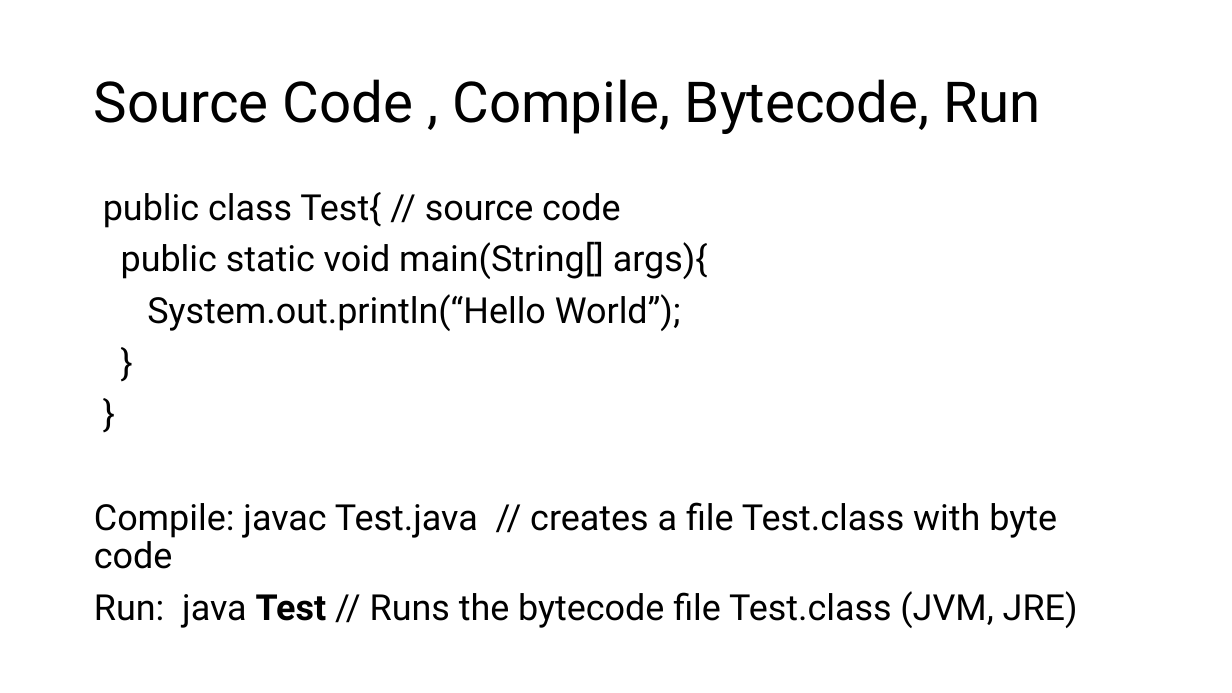
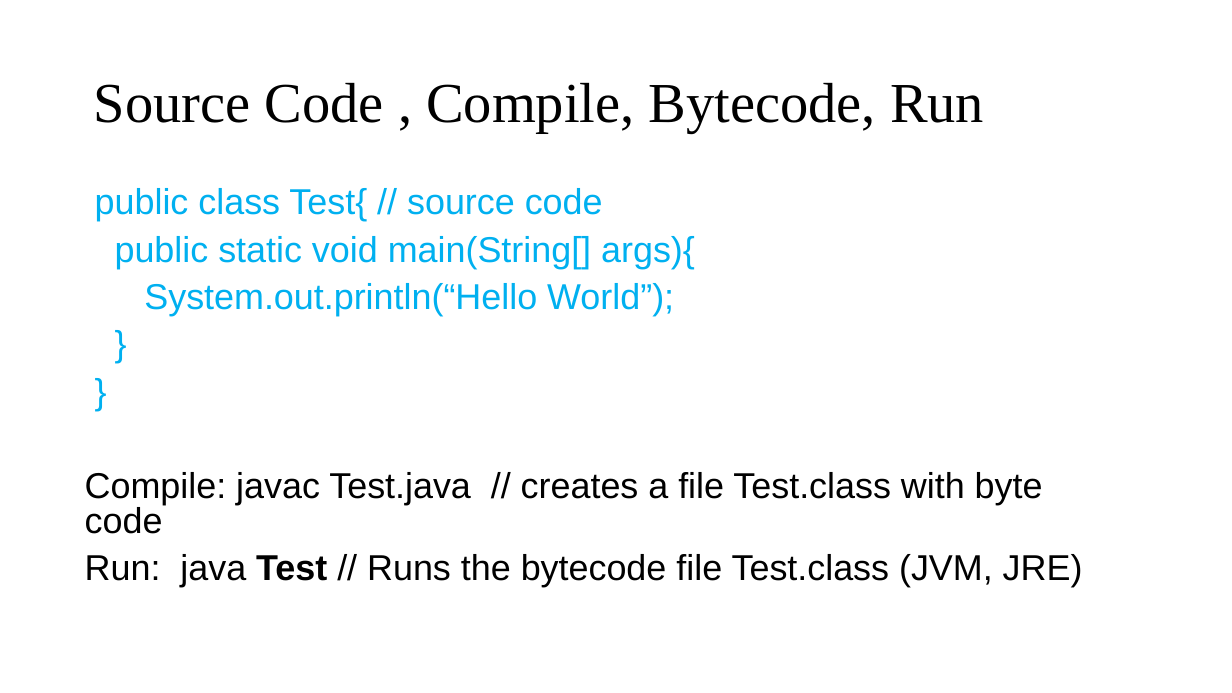
Before and after one commit to nginx500/learning-docs, a slide deck: slide 3 of java/core/objects.pptx. Drawn at 1232x693 pixels with LibreOffice and Linux fonts; fonts in the diff are those of the drawing. Boxes give left, top, right and bottom in pixels: in the first picture for what was removed or moved away, otherwise in the second. Text is boxed around its words. In the diff, an @@ line names an element or a change of style, - is before the commit and + after.

```diff
--- a/java/core/objects.pptx
+++ b/java/core/objects.pptx
@@ title "Source Code , Compile, Bytecode, ..." at (94, 82, 984, 133): font Roboto to Times New Roman @@
@@ text "public class Test{ // source ...": place and size @@
-text "public class Test{ // source ..." at (94, 192, 1078, 628)
+text "public class Test{ // source ..." at (85, 188, 1083, 587)
@@ text "public class Test{ // source ..." at (85, 188, 1083, 587): font Roboto to Arial; text colour #000000 to #00B0F0 in "public class Test{ // source code", "public static void main(String[] args){", "System.out.println(“Hello World”);", "}" and 1 more places; line spacing 0.9 to 0.8 @@
```
Also in this commit, not shown: 16 other slides changed, 2 other files.
